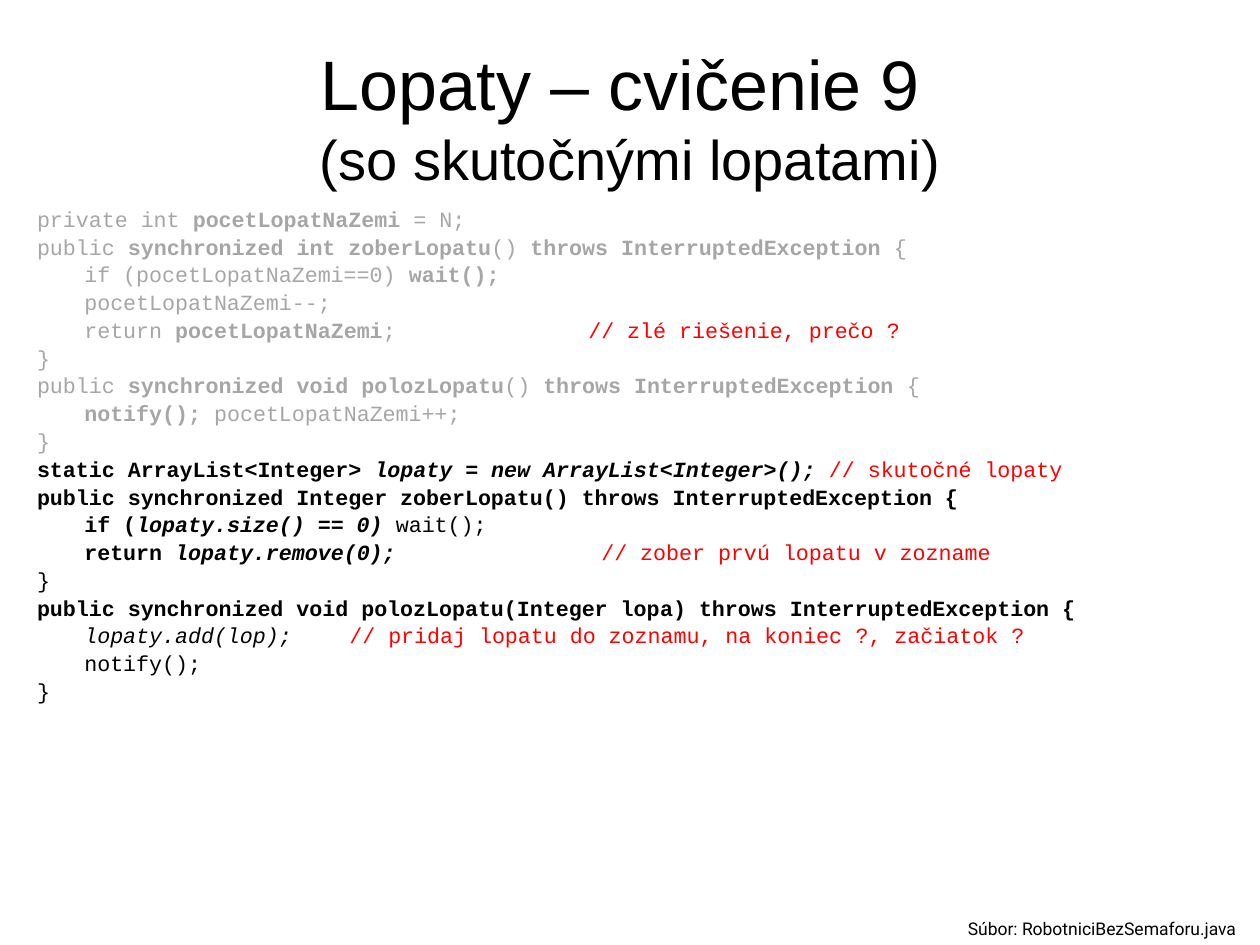
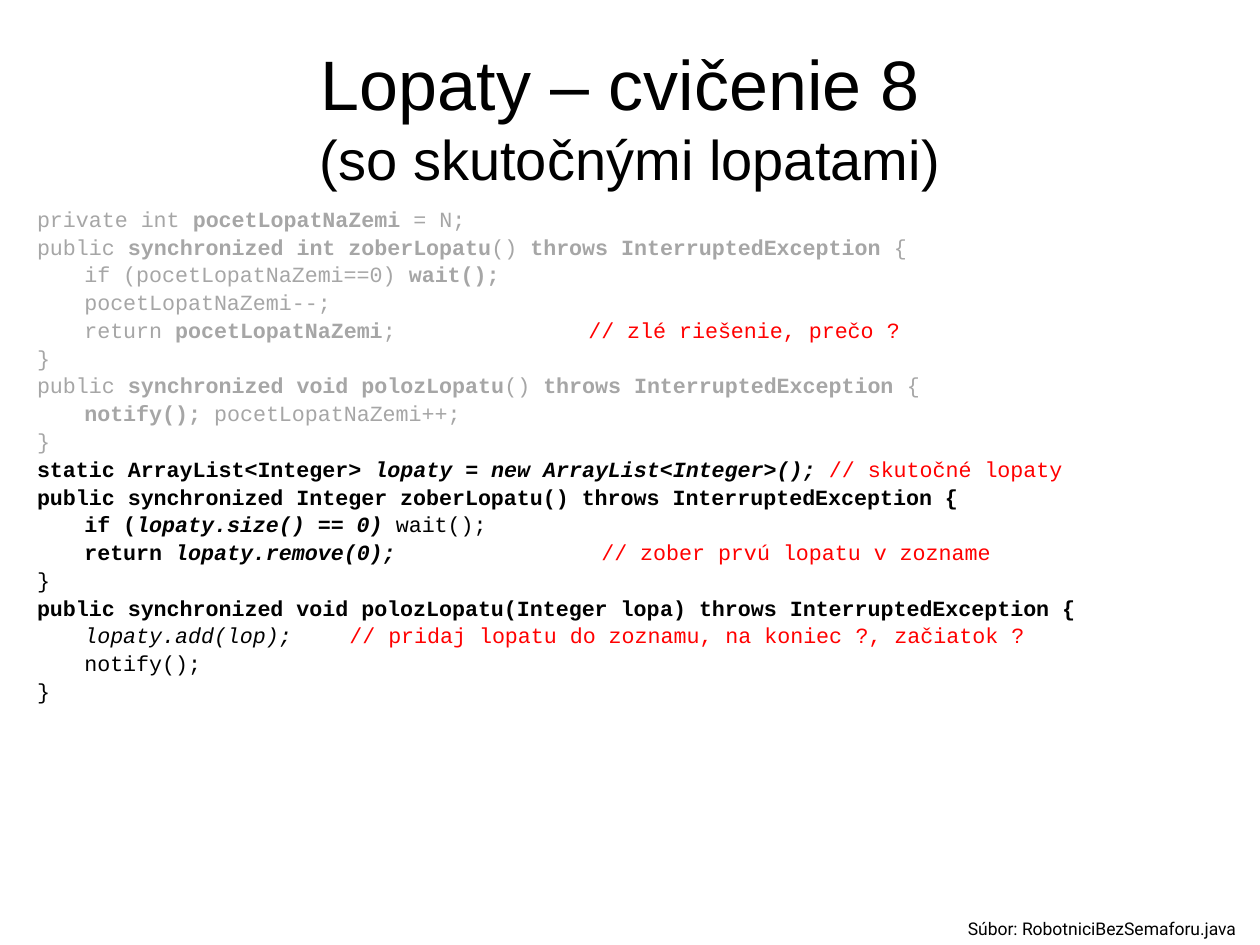
Before and after one commit to Programovanie4/Prednasky, a slide deck: slide 21 of 09/09_java.ppt. Drawn at 1260x945 pixels with LibreOffice and Linux fonts; fonts in the diff are those of the drawing. Boxes give left, top, right and bottom in pixels: in the first picture for what was removed or moved away, otherwise in the second. Text is boxed around its words. In the diff, an @@ line names an element or a change of style, - is before the commit and + after.

```diff
--- a/09/09_java.ppt
+++ b/09/09_java.ppt
@@ title at box(320, 59, 940, 191): text changed @@
-Lopaty – cvičenie 9
-(so skutočnými lopatami)
+Lopaty – cvičenie 8
+(so skutočnými lopatami)
```
Also in this commit, not shown: 5 other slides changed, 2 other files.
